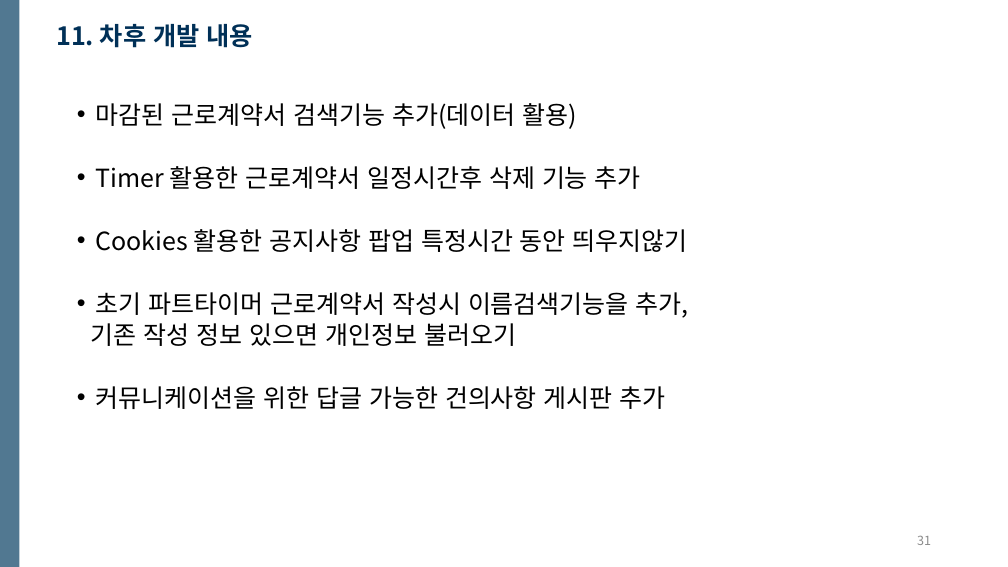
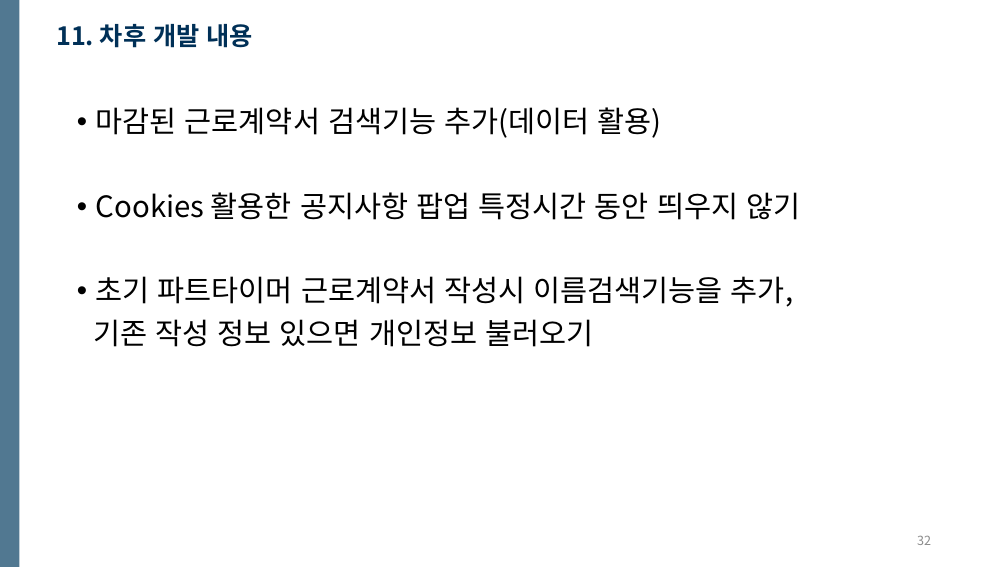
Before and after one commit to DongkyuPark2735/HPMW, a slide deck: slide 32 of HPMW project file/HPMW ppt 파일/HPMW 박동규 PPT.pptx (slide 31 before the commit). Drawn at 1008x567 pixels with LibreOffice and Linux fonts; fonts in the diff are those of the drawing. Boxes give left, top, right and bottom in pixels: in the first picture for what was removed or moved away, otherwise in the second. Text is boxed around its words. In the diff, an @@ line names an element or a change of style, - is before the commit and + after.

```diff
--- a/HPMW project file/HPMW ppt 파일/HPMW 박동규 PPT.pptx
+++ b/HPMW project file/HPMW ppt 파일/HPMW 박동규 PPT.pptx
@@ text at (93,107,793,347): size 23.8 to 28 pt in "마감된 근로계약서 검색기능 추가(데이터 활용)", "초기 파트타이머 근로계약서 작성시 이름검색기능을 추가,", "기존 작성 정보 있으면 개인정보 불러오기"; line spacing 0.7 to 0.9 @@
@@ text at (96,192,800,220): text changed; size 23.8 to 28 pt @@
-• Timer 활용한 근로계약서 일정시간후 삭제 기능 추가
-• Cookies 활용한 공지사항 팝업 특정시간 동안 띄우지않기
+• Cookies 활용한 공지사항 팝업 특정시간 동안 띄우지 않기
@@ text at (96,386,666,409): paragraph removed @@
-• 커뮤니케이션을 위한 답글 가능한 건의사항 게시판 추가
@@ page number at (917,536,931,545): text changed @@
-31
+32
```
Also in this commit, not shown: 2 other slides changed, 1 slide added, 1 other file.
